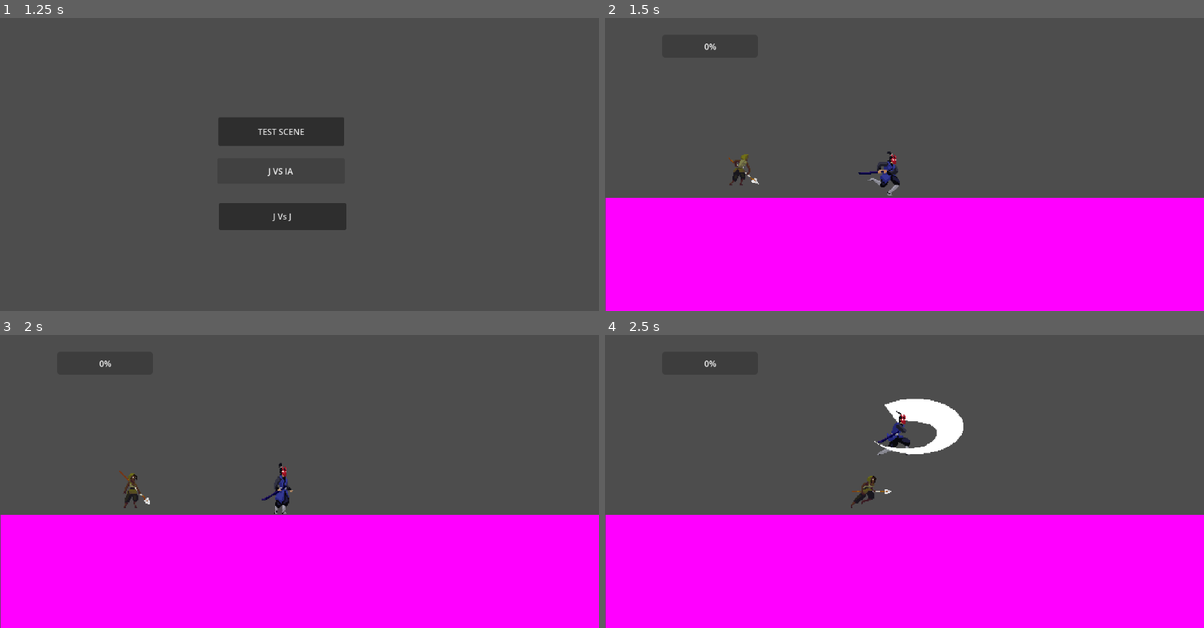
Above: before the commit, frames 1-4 (two rows, left to right).
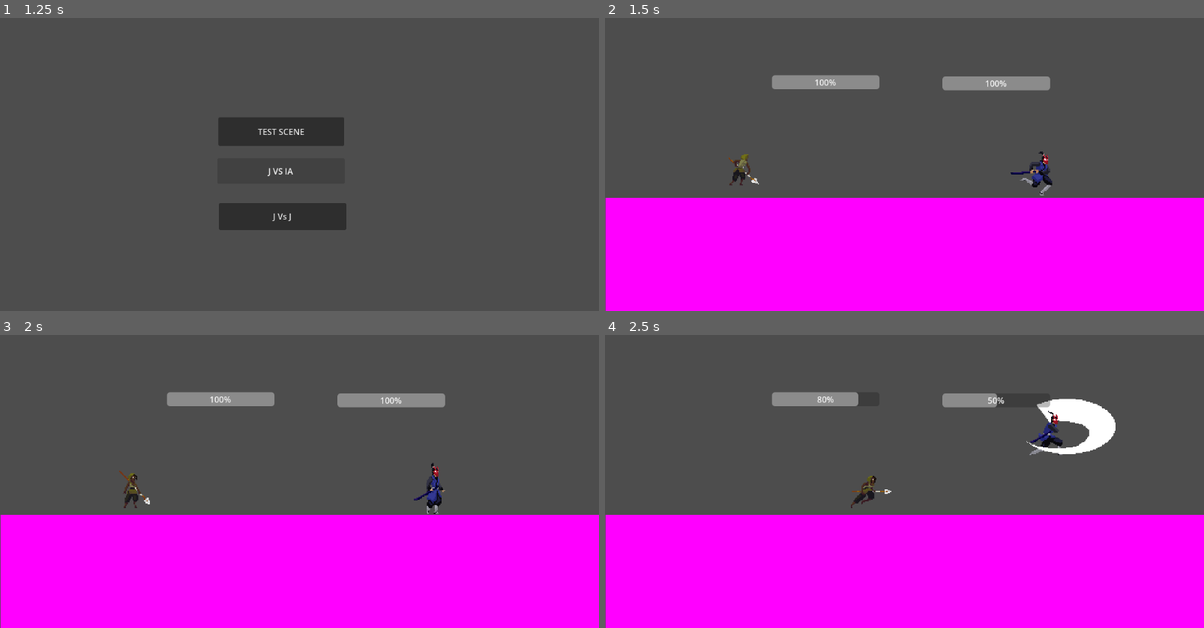
Above: after the commit, the same moments.

Repository: Juanmiinsti/Proyecto-Final
Game: Godot game, scene res://Myassets/Scenes/MainScene/Mainscene.tscn
The game is run twice, just before and just after one commit, with the same random seed, the same clock (stepped at 60 frames per second) and the same inputs.
Inputs:
- Up to frame 1 (1.25 s): click "JUGAR" at 0.5 s
- Up to frame 2 (1.5 s): click "J Vs J" at 1.25 s
- Up to frame 3 (2 s): no input
- Up to frame 4 (2.5 s): hold D (right2player) from 2.03 s (still down); tap R (hitTwoplayer) at 2.1 s; tap Up (up1player) at 2.27 s; tap M (pegar) at 2.3 s

Frame 1 is identical in both runs. In frame 2, 2.4% of the frame differs, in the area x 16-75%, y 8-61%; in frame 3, 2.4%; in frame 4, 4.4%, in the area x 16-86%, y 8-41%.
Error before the commit: Invalid access to property or key 'currentHealth' on a base object of type 'null instance'. (res://Myassets/Scenes/JCJScene/progress_bar.gd:11)

Commit message:
Character Selection and Healthbar
Finally the the healthbar works,
so i begin to create the character selection scene

Diff:
--- a/FightBall/fightball/Myassets/Entities/Characters/Huntress/character_body_2d.gd
+++ b/FightBall/fightball/Myassets/Entities/Characters/Huntress/character_body_2d.gd
@@ -3,7 +3,15 @@
 const SPEED = 300.0
 const JUMP_VELOCITY = -400.0
 
+var maxHealth=10
+@onready var currentHealth: int = maxHealth
+
+@onready var p2HealthBar = $"../CanvasLayer/ProgressBar2"
+
 var is_attacking = false  # Nueva variable para controlar el ataque
+func _ready():
+	p2HealthBar.max_value=maxHealth
+	p2HealthBar.value=currentHealth
 
 func _physics_process(delta: float) -> void:
 	# Aplicar gravedad
@@ -16,6 +24,7 @@
 
 	# Manejo del ataque
 	if Input.is_action_just_pressed("hitTwoplayer") and not is_attacking:
+		take_damage(2)
 		is_attacking = true
 		$AnimatedSprite2D.play("Attack")
 		await $AnimatedSprite2D.animation_finished
@@ -36,3 +45,7 @@
 				$AnimatedSprite2D.play("Idle")
 
 	move_and_slide()
+
+func take_damage(amount: int):
+	currentHealth -= amount
+	p2HealthBar.update_health_bar(currentHealth)
--- a/FightBall/fightball/Myassets/Entities/Characters/Martial/Character.gd
+++ b/FightBall/fightball/Myassets/Entities/Characters/Martial/Character.gd
@@ -1,15 +1,20 @@
 extends CharacterBody2D
 class_name  player1
 
-signal healthChanged
+
 
 const SPEED = 300.0
 const JUMP_VELOCITY = -400.0
 
-var maxHealth=30
+var maxHealth=10
 @onready var currentHealth: int = maxHealth
 
+@onready var p1HealthBar = $"../CanvasLayer/ProgressBar"
+
 var is_attacking = false  # Nueva variable para controlar el ataque
+func _ready():
+	p1HealthBar.max_value=maxHealth
+	p1HealthBar.value=currentHealth
 
 func _physics_process(delta: float) -> void:
 	# Aplicar gravedad
@@ -22,7 +27,7 @@
 
 	# Manejo del ataque
 	if Input.is_action_just_pressed("pegar") and not is_attacking:
-		take_damage(2) # Permitir otras acciones después del ataque
+		take_damage(5) # Permitir otras acciones después del ataque
 		is_attacking = true
 		$AnimatedSprite2D.play("Attack")
 		await $AnimatedSprite2D.animation_finished
@@ -46,4 +51,4 @@
 
 func take_damage(amount: int):
 	currentHealth -= amount
-	healthChanged.emit()
+	p1HealthBar.update_health_bar(currentHealth)
--- /dev/null
+++ b/FightBall/fightball/Myassets/Scenes/CharacterSelection/Character_Selection.tscn
@@ -0,0 +1,17 @@
+[gd_scene format=3 uid="uid://vv4211ik6xxt"]
+
+[node name="Node2D" type="Node2D"]
+
+[node name="Button" type="Button" parent="."]
+offset_left = 290.0
+offset_top = 420.0
+offset_right = 475.0
+offset_bottom = 485.0
+
+[node name="Button2" type="Button" parent="."]
+offset_left = 699.0
+offset_top = 423.0
+offset_right = 926.0
+offset_bottom = 480.0
+
+[node name="AnimatedSprite2D" type="AnimatedSprite2D" parent="."]
--- a/FightBall/fightball/Myassets/Scenes/JCJScene/JCJScene.tscn
+++ b/FightBall/fightball/Myassets/Scenes/JCJScene/JCJScene.tscn
@@ -338,7 +338,7 @@
 animation = &"Attack"
 
 [node name="Player1" type="CharacterBody2D" parent="."]
-position = Vector2(149, -64)
+position = Vector2(303, -64)
 script = ExtResource("6_a6er2")
 
 [node name="CollisionShape2D" type="CollisionShape2D" parent="Player1"]
@@ -374,12 +374,25 @@
 [node name="ProgressBar" type="ProgressBar" parent="CanvasLayer"]
 anchors_preset = -1
 anchor_left = 0.26
-anchor_top = 0.25
-anchor_right = 0.783
-anchor_bottom = 0.837
-offset_left = -189.52
-offset_top = -46.0
-offset_right = -608.016
-offset_bottom = -382.376
+anchor_top = 0.83642
+anchor_right = 0.436215
+anchor_bottom = 0.83642
+offset_left = 349.48
+offset_top = -346.0
+offset_right = 353.48
+offset_bottom = -319.0
 script = ExtResource("4_g5rw5")
 metadata/_edit_use_anchors_ = true
+
+[node name="ProgressBar2" type="ProgressBar" parent="CanvasLayer"]
+anchors_preset = -1
+anchor_left = 0.26
+anchor_top = 0.83642
+anchor_right = 0.436215
+anchor_bottom = 0.83642
+offset_left = 21.48
+offset_top = -348.0
+offset_right = 25.48
+offset_bottom = -321.0
+script = ExtResource("4_g5rw5")
+metadata/_edit_use_anchors_ = true
--- a/FightBall/fightball/Myassets/Scenes/JCJScene/progress_bar.gd
+++ b/FightBall/fightball/Myassets/Scenes/JCJScene/progress_bar.gd
@@ -1,11 +1,9 @@
+class_name Healthbar
 extends ProgressBar
 
-var player=player2
 
-func _ready():
-	player=$Player1
-	player.healthChanged.connect(update_health_bar())
-	update_health_bar()  # Actualiza la barra de salud al inicio
 
-func update_health_bar():
-	value = player.currentHealth *100/player.maxHealth
+# Actualiza la barra de salud al inicio
+
+func update_health_bar(actual:float):
+	self.value = actual
